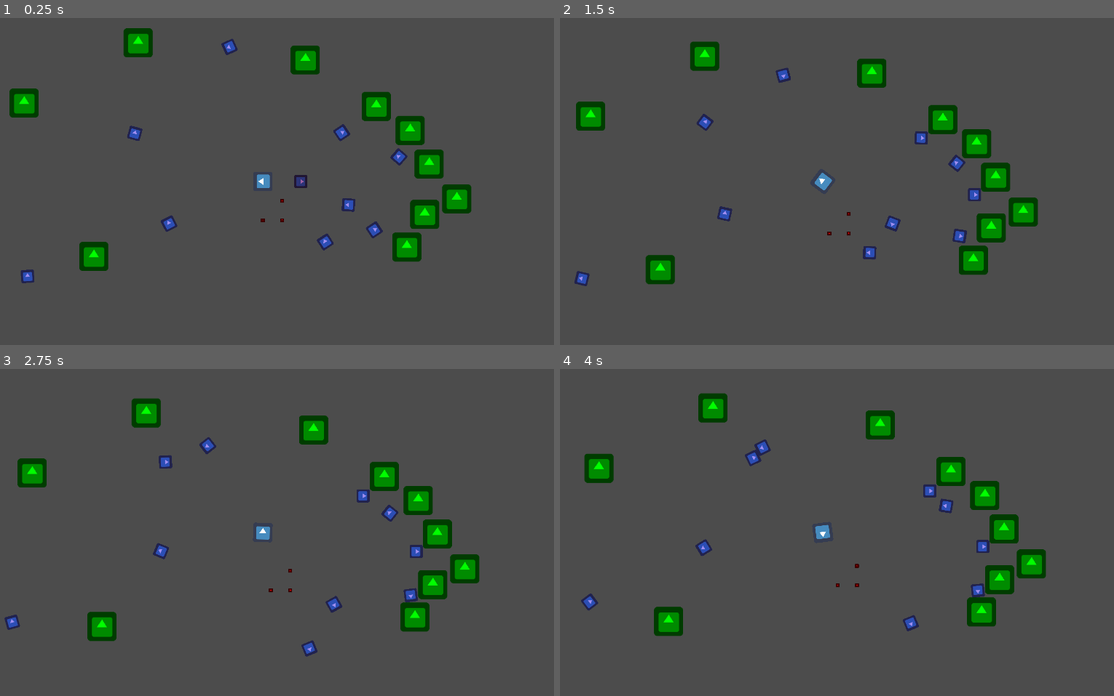
Above: before the commit, frames 1-4 (two rows, left to right).
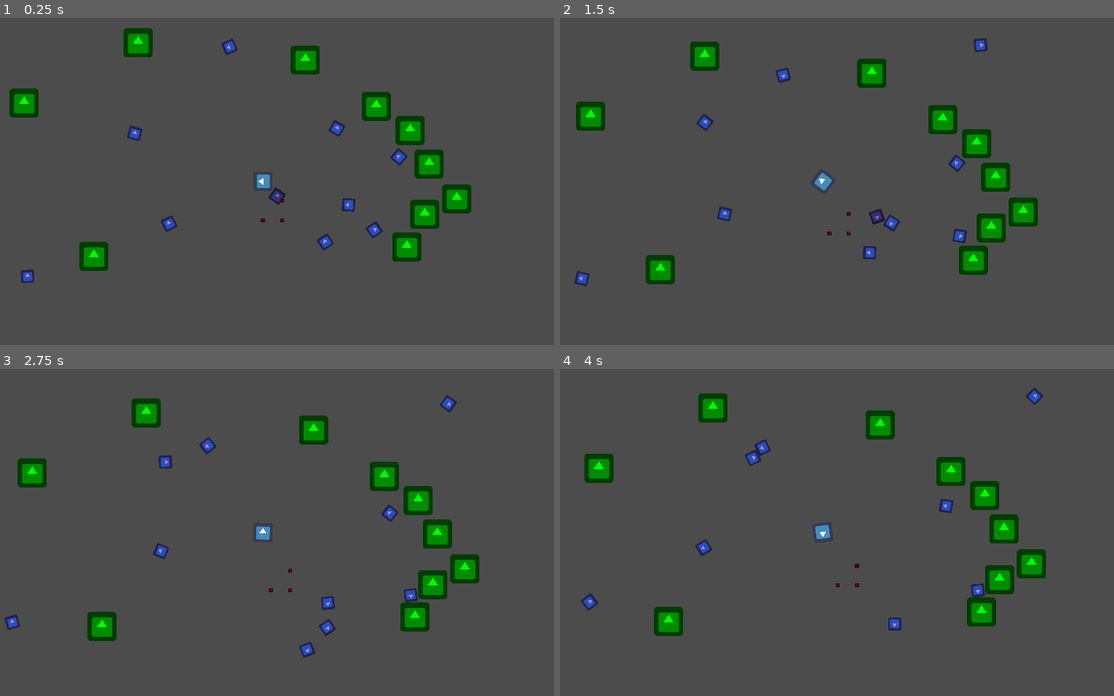
Above: after the commit, the same moments.

Repository: ebrahimebrahim/hungry_and_slow
Game: Godot game, scene res://Main.tscn
The game is run twice, just before and just after one commit, with the same random seed, the same clock (stepped at 60 frames per second) and the same inputs. The engine's default icon, where the game draws it, is replaced by a stand-in: a white triangle on a blue panel in a dark square.
Inputs (mouse positions are in pixels of both pictures, inside the frame that each line leads up to):
- Up to frame 1 (0.25 s): no input
- Up to frame 2 (1.5 s): move the mouse to (953, 165) at 0.52 s; click (953, 165) at 0.67 s; move the mouse to (704, 197) at 1.27 s; click (704, 197) at 1.42 s
- Up to frame 3 (2.75 s): move the mouse to (321, 460) at 2.02 s; click (321, 460) at 2.17 s
- Up to frame 4 (4 s): move the mouse to (792, 597) at 2.77 s; click (792, 597) at 2.92 s; move the mouse to (997, 581) at 3.52 s; click (997, 581) at 3.67 s

The runs differ from the first frame. In frame 1, 0.3% of the frame differs, in the area x 48-64%, y 31-58%; in frame 2, 0.4%; in frame 3, 0.6%, in the area x 54-83%, y 8-89%; in frame 4, 0.5%.

Commit message:
do some raytracing in prey movement

Diff:
--- a/hungry_and_slow/Creature.gd
+++ b/hungry_and_slow/Creature.gd
@@ -1,6 +1,6 @@
 extends KinematicBody2D
 
-export var direction_vec = Vector2(0,-1) setget update_direction
+export var direction_vec : Vector2 = Vector2(0,-1) setget update_direction
 
 export var max_rot_speed = deg2rad(360*6)
 
@@ -17,15 +17,17 @@
 	rotation = atan2(dir.y,dir.x)+PI/2
 
 
-func step_rotate(target_direction : Vector2, delta_t : float) -> void:
+func step_rotate(target_direction : Vector2, delta_t : float) -> bool:
 	var angle_difference = direction_vec.angle_to(target_direction)
 	if abs(angle_difference) < 0.02:
 		update_direction(target_direction)
+		return true # Return true when reached target orientation
 	else:
 		var delta_theta = (max_rot_speed * delta_t) * angle_difference/PI
 		if abs(delta_theta) > abs(angle_difference):
 			delta_theta = angle_difference
 		update_direction( direction_vec.rotated(delta_theta) )
+		return false
 
 
 
--- a/hungry_and_slow/Prey.gd
+++ b/hungry_and_slow/Prey.gd
@@ -12,6 +12,11 @@
 # Used for seeking_safety
 var last_known_danger_pos = null # will be a Vector2
 
+# Used for multiple behavioral states
+var steer : bool = false # means we are in process of changing rotation to target dir
+var target_direction : Vector2 # not assumed to be normalized
+
+
 onready var max_speed = 100 + randi()%300
 onready var panic_time = 1 + randf()*3 # will be the wait_time of child node panic timer
 onready var panic_cooldown = get_node("Panic Cooldown")
@@ -20,6 +25,8 @@
 
 
 func _physics_process(delta):
+	var space_state = get_world_2d().direct_space_state
+
 	if state.IS(PreyStates.idle):
 		if state.IS(PreyStates.idle_stopped):
 			set_destination(self.position + 100*randf()*self.direction_vec.rotated(0.5*(0.5-randf())*2*PI) )
@@ -28,11 +35,72 @@
 			step_path(max_speed/5 * delta, delta)
 			if not path: state = PreyStates.idle_stopped
 	elif state.IS(PreyStates.running_away):
-		step_rotate(position - things_running_away_from[0].position,delta)
+		set_steering_as_needed(space_state)
+		steer_or_rotate_towards(position - things_running_away_from[0].position,delta)
 		step_move_ahead(max_speed)
 	elif state.IS(PreyStates.seeking_safety):
-		step_rotate(position - last_known_danger_pos,delta)
+		set_steering_as_needed(space_state)
+		steer_or_rotate_towards(position - last_known_danger_pos,delta)
 		step_move_ahead(max_speed)
+
+
+# Should only be called in _physics_process
+func set_steering_as_needed(space_state) -> void:
+
+	# "viewcone" r and Delta_theta (the cone angle is actually 2*Delta_theta)
+	var r : float = 400 # TODO determine this ray size in some better way
+	var Delta_theta : float = PI/4
+
+	var result = space_state.intersect_ray(position,position+r*direction_vec,[self])
+	if not result: return
+	if not result.collider: return
+
+#	$txt.text = str(int(rad2deg(result.normal.angle_to(-direction_vec)))) # for TESTing
+
+#	var collision_angle = result.normal.angle_to(-direction_vec) # 0 means head-on
+#	if abs(collision_angle) > PI/4 :
+#		steer = true
+#		target_direction = direction_vec.slide(result.normal)
+#		return
+
+	# cast more rays, looking for a place to squeeze by
+	var d_theta : float = $CollisionShape2D.shape.extents.x*2 / r
+	var theta : float = d_theta
+	while theta < Delta_theta:
+		var result_left = space_state.intersect_ray(position,
+			position+r*direction_vec.rotated(theta),
+			[self])
+		var result_right = space_state.intersect_ray(position,
+			position+r*direction_vec.rotated(-theta),
+			[self])
+		if result_left and result_right:
+			theta += d_theta
+			continue
+		if not result_right:
+			steer = true
+			target_direction = direction_vec.rotated(-theta)
+			if not result_left and randi()%2 :
+				target_direction = direction_vec.rotated(theta)
+			return
+		if not result_left:
+			steer = true
+			target_direction = direction_vec.rotated(theta)
+			return
+
+	steer=true
+	theta = (2*(randi()%2)-1) * (PI/2 + randf()*PI/2)
+	target_direction = direction_vec.rotated(theta)
+
+
+
+func steer_or_rotate_towards(target_dir : Vector2, delta : float) -> void:
+	if steer :
+		if step_rotate(target_direction,delta): steer = false
+	else:
+		step_rotate(target_dir,delta)
+
+
+
 
 func _process(delta):
 	var l = (3-len(things_running_away_from))/3.0
@@ -44,6 +112,7 @@
 func _on_Panic_Cooldown_timeout():
 	if state.IS(PreyStates.seeking_safety):
 		state = PreyStates.idle_stopped
+		steer = false
 
 
 func _on_VisibilityRegion_body_entered(body):
--- a/hungry_and_slow/Prey.tscn
+++ b/hungry_and_slow/Prey.tscn
@@ -30,6 +30,15 @@
 
 [node name="CollisionShape2D" type="CollisionShape2D" parent="VisibilityRegion"]
 shape = SubResource( 2 )
+
+[node name="txt" type="RichTextLabel" parent="."]
+margin_left = -51.2132
+margin_top = -50.7462
+margin_right = 47.7868
+margin_bottom = -1.74616
+__meta__ = {
+"_edit_use_anchors_": false
+}
 [connection signal="timeout" from="Panic Cooldown" to="." method="_on_Panic_Cooldown_timeout"]
 [connection signal="body_entered" from="VisibilityRegion" to="." method="_on_VisibilityRegion_body_entered"]
 [connection signal="body_exited" from="VisibilityRegion" to="." method="_on_VisibilityRegion_body_exited"]
--- a/hungry_and_slow/project.godot
+++ b/hungry_and_slow/project.godot
@@ -27,6 +27,7 @@
 
 window/size/width=1920
 window/size/height=1080
+window/size/fullscreen=true
 window/size/test_width=1440
 window/size/test_height=900
 window/stretch/mode="viewport"
